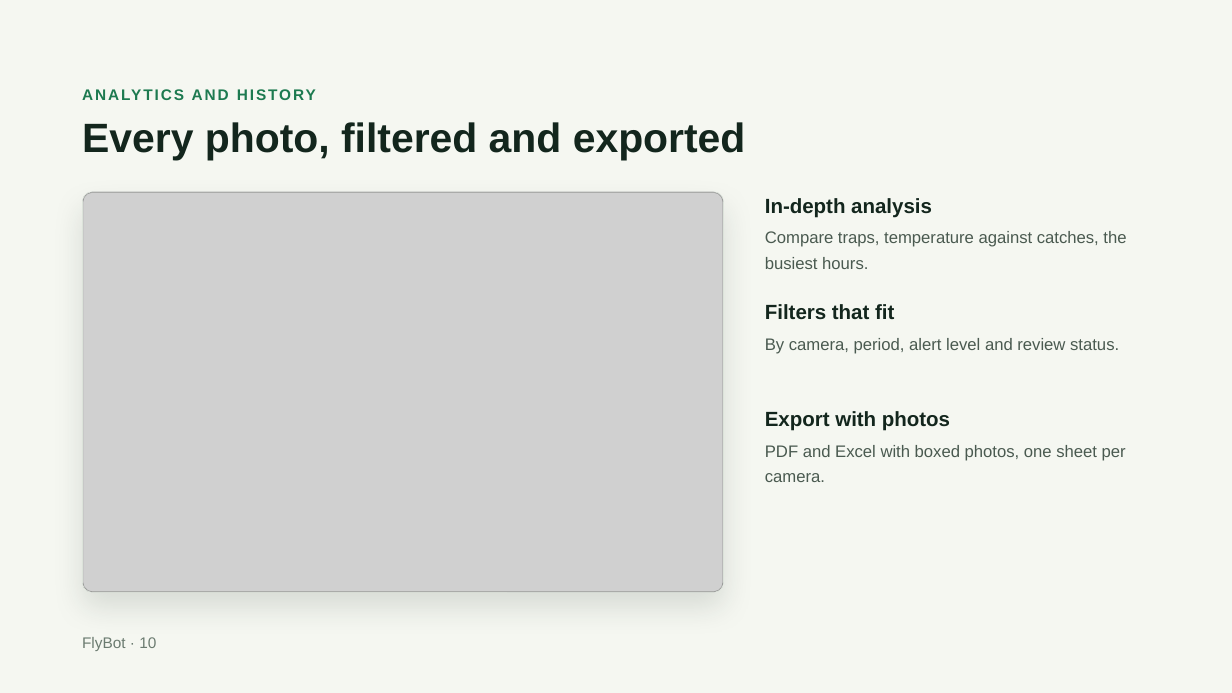
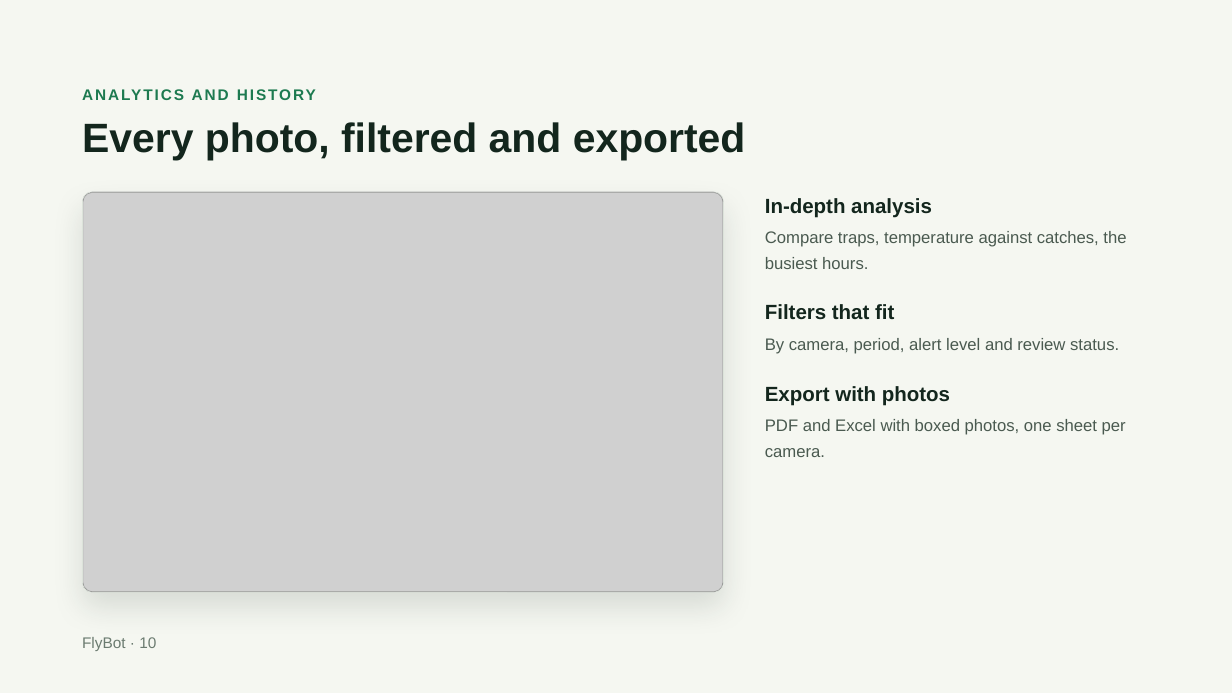
Before and after one commit to agrhub/flybot, a slide deck: slide 10 of FlyBot – Product overview.pptx. Drawn at 1232x693 pixels with LibreOffice and Linux fonts; fonts in the diff are those of the drawing; grey boxes stand for pictures. Boxes give left, top, right and bottom in pixels: in the first picture for what was removed or moved away, otherwise in the second. Text is boxed around its words. In the diff, an @@ line names an element or a change of style, - is before the commit and + after.

```diff
--- a/FlyBot – Product overview.pptx
+++ b/FlyBot – Product overview.pptx
@@ text "Export with photos": place and size @@
-text "Export with photos" at (765, 411, 950, 431)
+text "Export with photos" at (765, 386, 950, 405)
@@ text "PDF and Excel with boxed ...": place and size @@
-text "PDF and Excel with boxed ..." at (765, 445, 1126, 482)
+text "PDF and Excel with boxed ..." at (765, 419, 1126, 457)
```
Also in this commit, not shown: 11 other slides changed, 1 other file.
